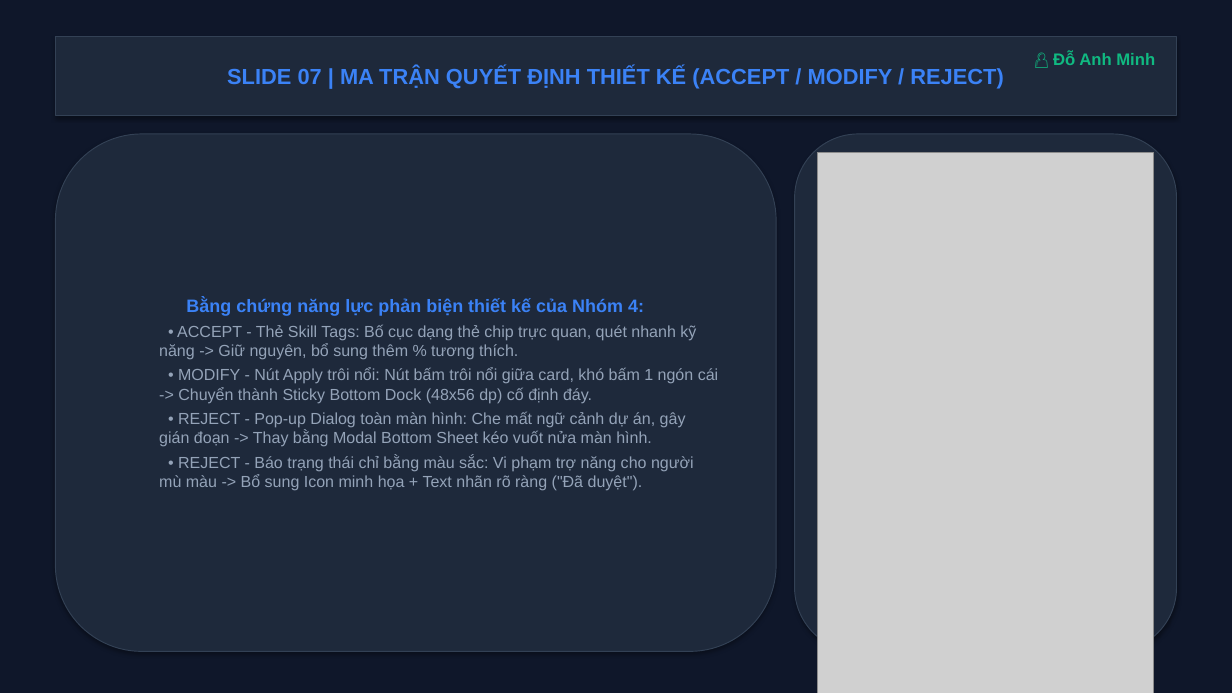
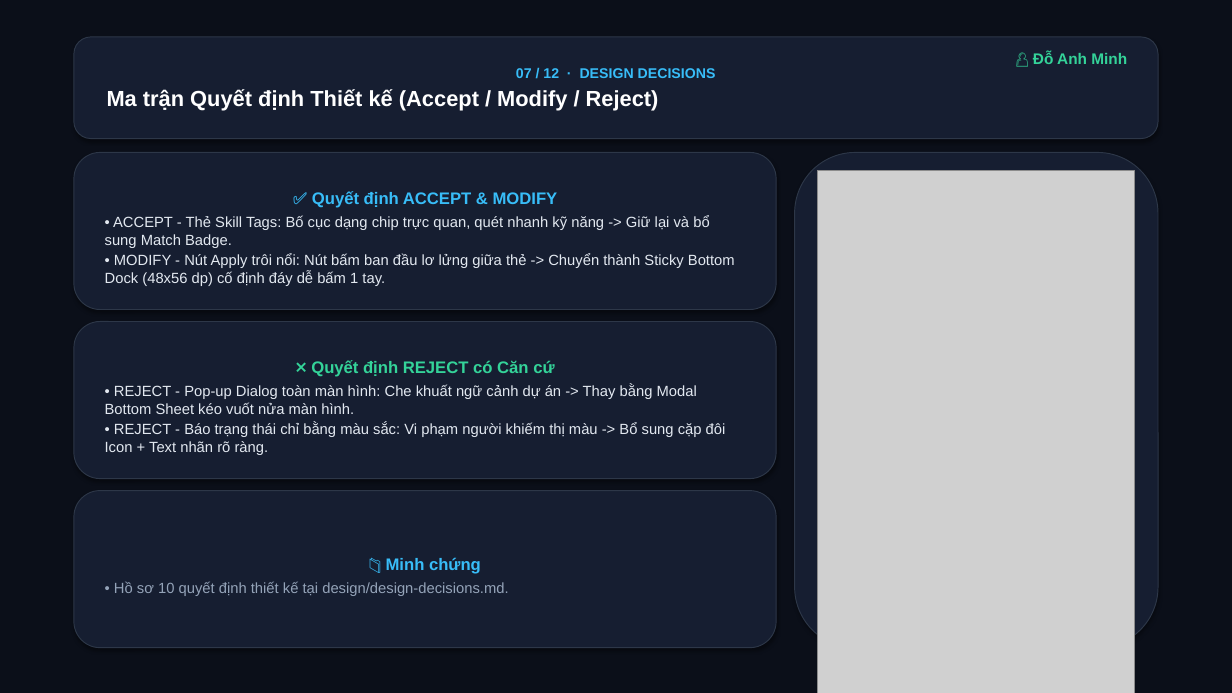
Before and after one commit to LuTu-2004/prm323-lab2-group4, a slide deck: slide 7 of docs/PRM323_Lab2_Nhom4_Slides.pptx. Drawn at 1232x693 pixels with LibreOffice and Linux fonts; fonts in the diff are those of the drawing; grey boxes stand for pictures. Boxes give left, top, right and bottom in pixels: in the first picture for what was removed or moved away, otherwise in the second. Text is boxed around its words. In the diff, an @@ line names an element or a change of style, - is before the commit and + after.

Commit message:
refactor(docs): redesign slides with clean 3-card layout, balanced spacing, and high contrast visual hierarchy

```diff
--- a/docs/PRM323_Lab2_Nhom4_Slides.pptx
+++ b/docs/PRM323_Lab2_Nhom4_Slides.pptx
@@ rectangle at [0, 0, 1232, 693]: fill #0F172A to #0B0F19; outline #0F172A 0.75 pt to none @@
@@ rounded rectangle "07 / 12 · DESIGN ...": place and size @@
-rounded rectangle "07 / 12 · DESIGN ..." at [55, 37, 1177, 116]
+rounded rectangle "07 / 12 · DESIGN ..." at [74, 37, 1158, 139]
@@ rounded rectangle "07 / 12 · DESIGN ..." at [74, 37, 1158, 139]: rectangle to rounded rectangle; fill #1E293B to #161E31; outline #334155 0.75 pt to #2D3748 0.75 pt @@
@@ text "👤 Đỗ Anh Minh": place and size @@
-text "👤 Đỗ Anh Minh" at [1053, 51, 1155, 65]
+text "👤 Đỗ Anh Minh" at [1033, 51, 1127, 64]
@@ text "👤 Đỗ Anh Minh" at [1033, 51, 1127, 64]: size 13 to 12 pt, text colour #10B981 to #34D399 @@
@@ text in rounded rectangle at [107, 68, 716, 110]: text changed; text colour #3B82F6 to #FFFFFF @@
-SLIDE 07 | MA TRẬN QUYẾT ĐỊNH THIẾT KẾ (ACCEPT / MODIFY / REJECT)
+07 / 12 · DESIGN DECISIONS
+Ma trận Quyết định Thiết kế (Accept / Modify / Reject)
@@ rounded rectangle "✅ Quyết định ACCEPT & ...": place and size @@
-rounded rectangle "✅ Quyết định ACCEPT & ..." at [55, 134, 776, 652]
+rounded rectangle "✅ Quyết định ACCEPT & ..." at [74, 152, 776, 310]
@@ rounded rectangle "✅ Quyết định ACCEPT & ..." at [74, 152, 776, 310]: fill #1E293B to #161E31; outline #334155 0.75 pt to #2D3748 0.75 pt @@
@@ rounded rectangle at [795, 152, 1158, 648]: fill #1E293B to #161E31; outline #334155 0.75 pt to #2D3748 0.75 pt @@
@@ rounded rectangle: place and size @@
-rounded rectangle at [795, 134, 1177, 652]
+rounded rectangle at [795, 152, 1158, 648]
@@ picture: place and size @@
-picture at [818, 152, 1153, 693]
+picture at [818, 171, 1135, 693]
@@ text in rounded rectangle at [105, 191, 735, 286]: text changed; size 12.5 to 11.5 pt; text colour #94A3B8 to #E2E8F0 @@
-Bằng chứng năng lực phản biện thiết kế của Nhóm 4:
-  • ACCEPT - Thẻ Skill Tags: Bố cục dạng thẻ chip trực quan, quét nhanh kỹ năng -> Giữ nguyên, bổ sung thêm % tương thích.
-  • MODIFY - Nút Apply trôi nổi: Nút bấm trôi nổi giữa card, khó bấm 1 ngón cái -> Chuyển thành Sticky Bottom Dock (48x56 dp) cố định đáy.
-  • REJECT - Pop-up Dialog toàn màn hình: Che mất ngữ cảnh dự án, gây gián đoạn -> Thay bằng Modal Bottom Sheet kéo vuốt nửa màn hình.
-  • REJECT - Báo trạng thái chỉ bằng màu sắc: Vi phạm trợ năng cho người mù màu -> Bổ sung Icon minh họa + Text nhãn rõ ràng ("Đã duyệt").
+✅ Quyết định ACCEPT & MODIFY
+• ACCEPT - Thẻ Skill Tags: Bố cục dạng chip trực quan, quét nhanh kỹ năng -> Giữ lại và bổ sung Match Badge.
+• MODIFY - Nút Apply trôi nổi: Nút bấm ban đầu lơ lửng giữa thẻ -> Chuyển thành Sticky Bottom Dock (48x56 dp) cố định đáy dễ bấm 1 tay.
@@ rounded rectangle added at [74, 322, 776, 479], fill #161E31, outline #2D3748 0.75 pt, 11.5 pt, text #E2E8F0 @@
+❌ Quyết định REJECT có Căn cứ
+• REJECT - Pop-up Dialog toàn màn hình: Che khuất ngữ cảnh dự án -> Thay bằng Modal Bottom Sheet kéo vuốt nửa màn hình.
+• REJECT - Báo trạng thái chỉ bằng màu sắc: Vi phạm người khiếm thị màu -> Bổ sung cặp đôi Icon + Text nhãn rõ ràng.
@@ rounded rectangle added at [74, 491, 776, 648], fill #161E31, outline #2D3748 0.75 pt, 11.5 pt, text #94A3B8 @@
+📁 Minh chứng
+• Hồ sơ 10 quyết định thiết kế tại design/design-decisions.md.
```
Also in this commit, not shown: 11 other slides changed, 1 other file.
